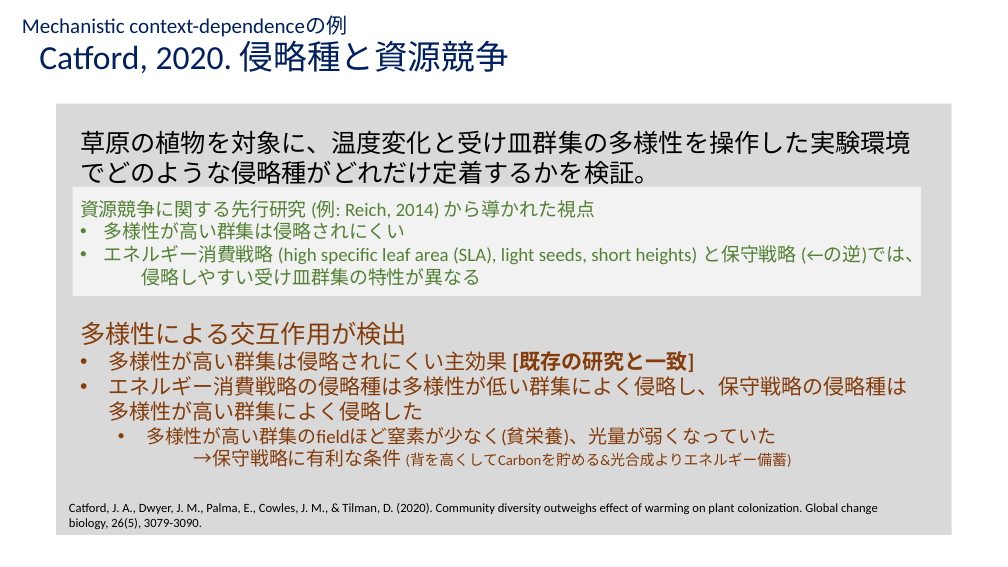
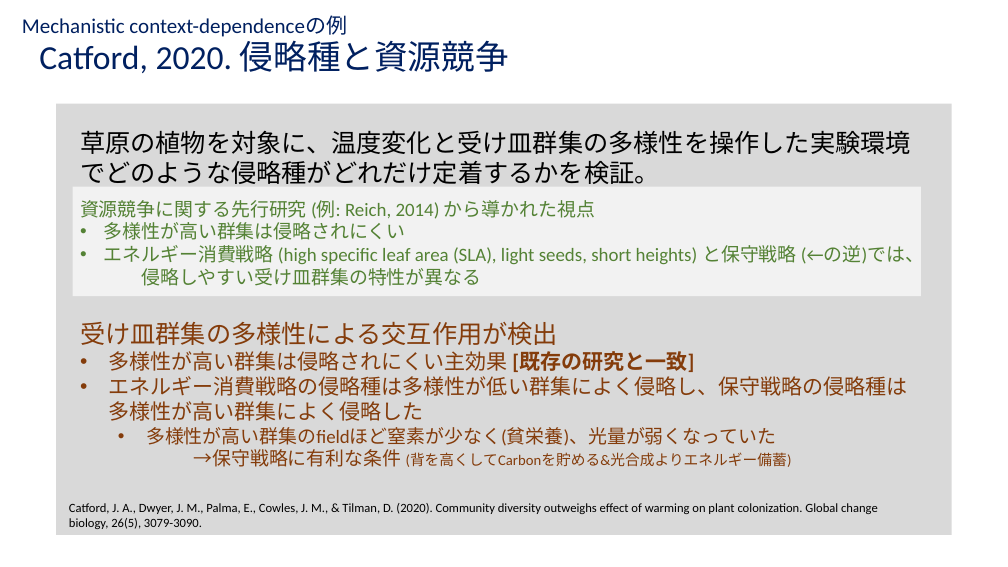
Before and after one commit to anchor200/Ronbun_yomi, a slide deck: slide 16 of data/Images/Catford_etal_2021/Catford_etal_2021_01.pptx. Drawn at 1008x567 pixels with LibreOffice and Linux fonts; fonts in the diff are those of the drawing. Boxes give left, top, right and bottom in pixels: in the first picture for what was removed or moved away, otherwise in the second. Text is boxed around its words. In the diff, an @@ line names an element or a change of style, - is before the commit and + after.

```diff
--- a/data/Images/Catford_etal_2021/Catford_etal_2021_01.pptx
+++ b/data/Images/Catford_etal_2021/Catford_etal_2021_01.pptx
@@ text at (x1=80, y1=321, x2=558, y2=345): text changed @@
-多様性による交互作用が検出
+受け皿群集の多様性による交互作用が検出
```
Also in this commit, not shown: 3 other files.
